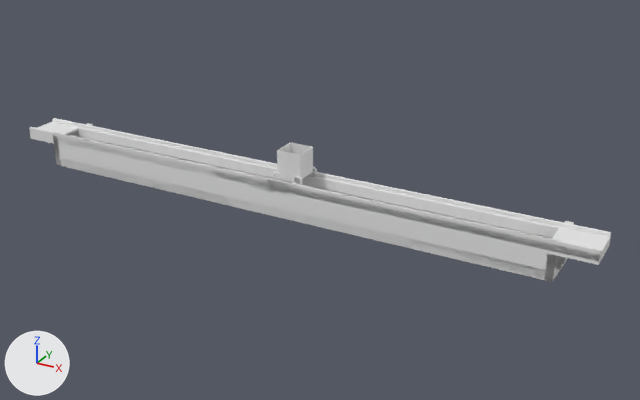
An edit to the Blender file Apresentacao/Blender/Alimentador inteligente 3D.blend, drawn before and after from the same camera.
Both versions are drawn from a 50 mm lens placed at (12.15, -19.75, 11.18), pointed at (1.04, 0.44, 1.09). The lights are fixed; the arrows at lower left show +X, +Y and +Z.
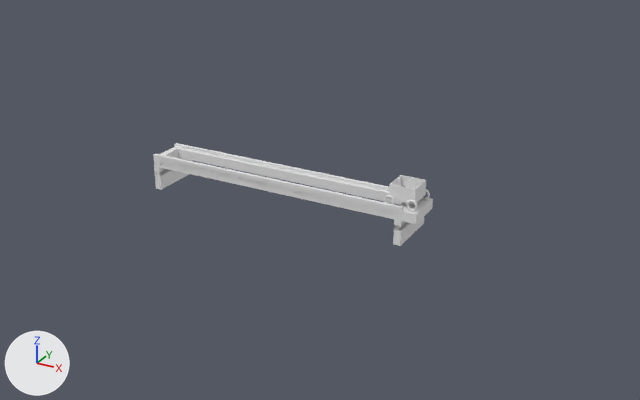
What differs and where, as boxes [x1, y1, x2, y2] in the pictures (640 x 400 px):
'Cube.006', deleted
    before: [53, 132, 568, 282]
'Cube.005', rescaled (59% narrower, 51% shorter)
    before: [51, 118, 611, 245]
    after: [173, 143, 403, 205]
'Cube.002', rescaled (56% narrower, 50% shorter)
    before: [29, 127, 602, 265]
    after: [153, 153, 405, 221]
'Cube.003', moved, rescaled (34% narrower, 21% shorter)
    before: [561, 230, 610, 263]
    after: [401, 198, 433, 224]
'Carro L2', moved, rescaled (17% wider, 30% shorter)
    before: [277, 150, 300, 179]
    after: [389, 184, 416, 204]
'Cube', moved
    before: [545, 228, 567, 282]
    after: [393, 202, 424, 246]
'Cube.001', moved
    before: [53, 127, 84, 166]
    after: [153, 148, 192, 190]
'Carro Frente', moved, rescaled (14% narrower, 28% shorter)
    before: [300, 147, 313, 178]
    after: [415, 180, 426, 202]
'Cube.004', deleted
    before: [30, 122, 72, 144]
'Carro L1', moved, rescaled
    before: [291, 143, 312, 154]
    after: [401, 175, 426, 194]
'Carro Trás', moved, rescaled
    before: [278, 142, 291, 153]
    after: [390, 175, 401, 186]
'Cube.014', deleted
    before: [95, 140, 548, 237]
'Pneu T2', moved
    before: [273, 172, 283, 180]
    after: [384, 195, 395, 204]
'Cube.012', deleted
    before: [546, 221, 574, 268]
'Cube.013', deleted
    before: [53, 123, 93, 155]
'Pneu D1', moved
    before: [309, 166, 317, 176]
    after: [422, 189, 430, 200]

Patch to the scene script:
```diff
--- a/Apresentacao/Blender/Alimentador inteligente 3D.blend.py
+++ b/Apresentacao/Blender/Alimentador inteligente 3D.blend.py
@@ me_cube @@
 # used by ob_carro___fundo; location = (0.53, -0.04, 1.97); scale = (0.36, 0.36, 0.01)
 # verts and faces of me_cube; kept vertices keep their numbers, new ones are numbered from 40
-me_cube.from_pydata(...)  # 40 vertices, 8 faces; spans x -1.0..1.0, y -1.0..1.0, z -1.0..1.0
+me_cube.from_pydata(...)  # 40 vertices, 6 faces; spans x -1.0..1.0, y -1.0..1.0, z -1.0..1.0
+# me_cube part 1
+delete_faces([(0, 2, 6, 4)])
+# me_cube part 2
+# 1 face is deleted
@@ ob_cube_014 @@
-ob_cube_014 = bpy.data.objects.new('Cube.014', me_cube_009)
@@ ob_cube_013 @@
-ob_cube_013 = bpy.data.objects.new('Cube.013', me_cube_008)
@@ ob_cube_012 @@
-ob_cube_012 = bpy.data.objects.new('Cube.012', me_cube_007)
@@ ob_carro_trás @@
 ob_carro_trás = bpy.data.objects.new('Carro Trás', me_cube_004)
-ob_carro_trás.location = (0.18, -0.04, 2.34)
+ob_carro_trás.location = (3.56, -0.04, 2.18)
 ob_carro_trás.rotation_euler = (0.0, 0.0, 1.571)  # degrees (0, 0, 90)
-ob_carro_trás.scale = (0.36, 0.01, 0.36)
+ob_carro_trás.scale = (0.34, 0.01, 0.2)
@@ ob_carro_frente @@
 ob_carro_frente = bpy.data.objects.new('Carro Frente', me_cube_003)
-ob_carro_frente.location = (0.88, -0.04, 2.34)
+ob_carro_frente.location = (4.26, -0.04, 2.18)
 ob_carro_frente.rotation_euler = (0.0, 0.0, 1.571)  # degrees (0, 0, 90)
-ob_carro_frente.scale = (0.36, 0.01, 0.36)
+ob_carro_frente.scale = (0.34, 0.01, 0.2)
@@ ob_carro_l2 @@
 ob_carro_l2 = bpy.data.objects.new('Carro L2', me_cube_002)
-ob_carro_l2.location = (0.53, -0.39, 2.34)
-ob_carro_l2.scale = (0.36, 0.01, 0.36)
+ob_carro_l2.location = (3.91, -0.39, 2.18)
+ob_carro_l2.scale = (0.36, 0.01, 0.2)
@@ ob_carro_l1 @@
 ob_carro_l1 = bpy.data.objects.new('Carro L1', me_cube_001)
-ob_carro_l1.location = (0.53, 0.31, 2.34)
-ob_carro_l1.scale = (0.36, 0.01, 0.36)
+ob_carro_l1.location = (3.91, 0.31, 2.18)
+ob_carro_l1.scale = (0.36, 0.01, 0.2)
@@ ob_pneu_t2 @@
 ob_pneu_t2 = bpy.data.objects.new('Pneu T2', me_torus_009)
-ob_pneu_t2.location = (0.21, -0.45, 1.95)
+ob_pneu_t2.location = (3.59, -0.45, 1.95)
 ob_pneu_t2.rotation_euler = (1.571, 0.0, 0.0)  # degrees (90, 0, 0)
@@ ob_pneu_d1 @@
 ob_pneu_d1 = bpy.data.objects.new('Pneu D1', me_torus_007)
-ob_pneu_d1.location = (0.84, 0.37, 1.95)
+ob_pneu_d1.location = (4.21, 0.37, 1.95)
 ob_pneu_d1.rotation_euler = (1.571, 0.0, 0.0)  # degrees (90, 0, 0)
@@ ob_carro___fundo @@
 ob_carro___fundo.scale = (0.36, 0.36, 0.01)
+_m = ob_carro___fundo.modifiers.new('Boolean', 'BOOLEAN')
+_m.operation = 'INTERSECT'
+_m.solver = 'FLOAT'
@@ ob_cube_004 @@
-ob_cube_004 = bpy.data.objects.new('Cube.004', me_cube_019)
@@ ob_cube_003 @@
 ob_cube_003 = bpy.data.objects.new('Cube.003', me_cube_018)
-ob_cube_003.location = (8.5, -0.04, 1.66)
-ob_cube_003.scale = (0.5, 0.56, 0.14)
+ob_cube_003.location = (4.1, -0.04, 1.66)
+ob_cube_003.scale = (0.3, 0.56, 0.14)
@@ ob_cube_002 @@
 ob_cube_002.rotation_euler = (0.0, 0.0, 3.142)  # degrees (0, 0, 180)
-ob_cube_002.scale = (9.0, 0.1, 0.14)
+ob_cube_002.scale = (4.0, 0.1, 0.14)
@@ ob_cube_001 @@
 ob_cube_001 = bpy.data.objects.new('Cube.001', me_cube_016)
-ob_cube_001.location = (-7.9, 0.2, 1.08)
+ob_cube_001.location = (-3.9, 0.2, 1.08)
 ob_cube_001.scale = (0.1, 0.8, 0.28)
@@ ob_cube @@
 ob_cube = bpy.data.objects.new('Cube', me_cube_014)
-ob_cube.location = (7.9, 0.2, 1.08)
+ob_cube.location = (3.9, 0.2, 1.08)
 ob_cube.scale = (0.1, 0.8, 0.28)
@@ ob_cube_006 @@
-ob_cube_006 = bpy.data.objects.new('Cube.006', me_cube_006)
@@ ob_cube_005 @@
 ob_cube_005.location = (0.0, 0.42, 1.66)
-ob_cube_005.scale = (9.0, 0.1, 0.14)
+ob_cube_005.scale = (4.0, 0.1, 0.14)
```
